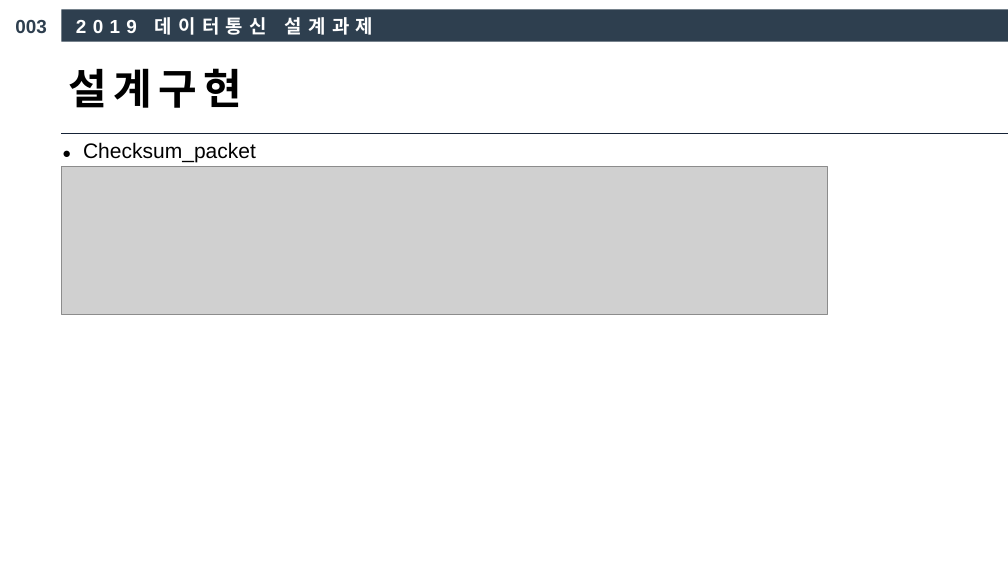
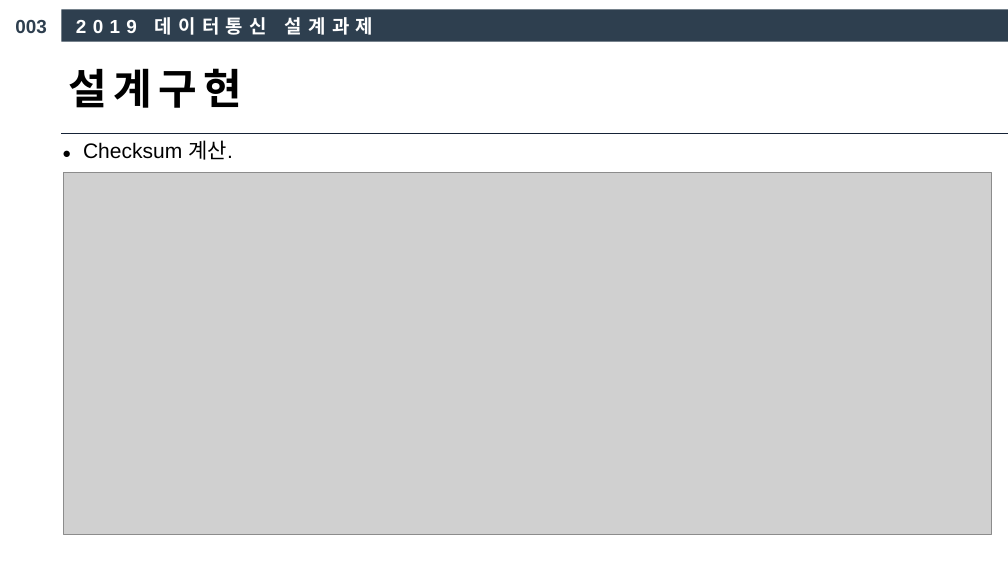
Before and after one commit to chattermproject2019/chatting_TCP, a slide deck: slide 17 of 4조 데이터통신 발표 PPT.pptx (slide 8 before the commit). Drawn at 1008x567 pixels with LibreOffice and Linux fonts; fonts in the diff are those of the drawing; grey boxes stand for pictures. Boxes give left, top, right and bottom in pixels: in the first picture for what was removed or moved away, otherwise in the second. Text is boxed around its words. In the diff, an @@ line names an element or a change of style, - is before the commit and + after.

```diff
--- a/4조 데이터통신 발표 PPT.pptx
+++ b/4조 데이터통신 발표 PPT.pptx
@@ text at (83, 140, 233, 160): text changed @@
-● Checksum_packet
+● Checksum 계산.
@@ picture removed at (61, 167, 827, 315) @@
@@ picture added at (64, 173, 991, 535) @@
```
Also in this commit, not shown: 22 other slides changed, 26 slides added, 1 slide removed.
